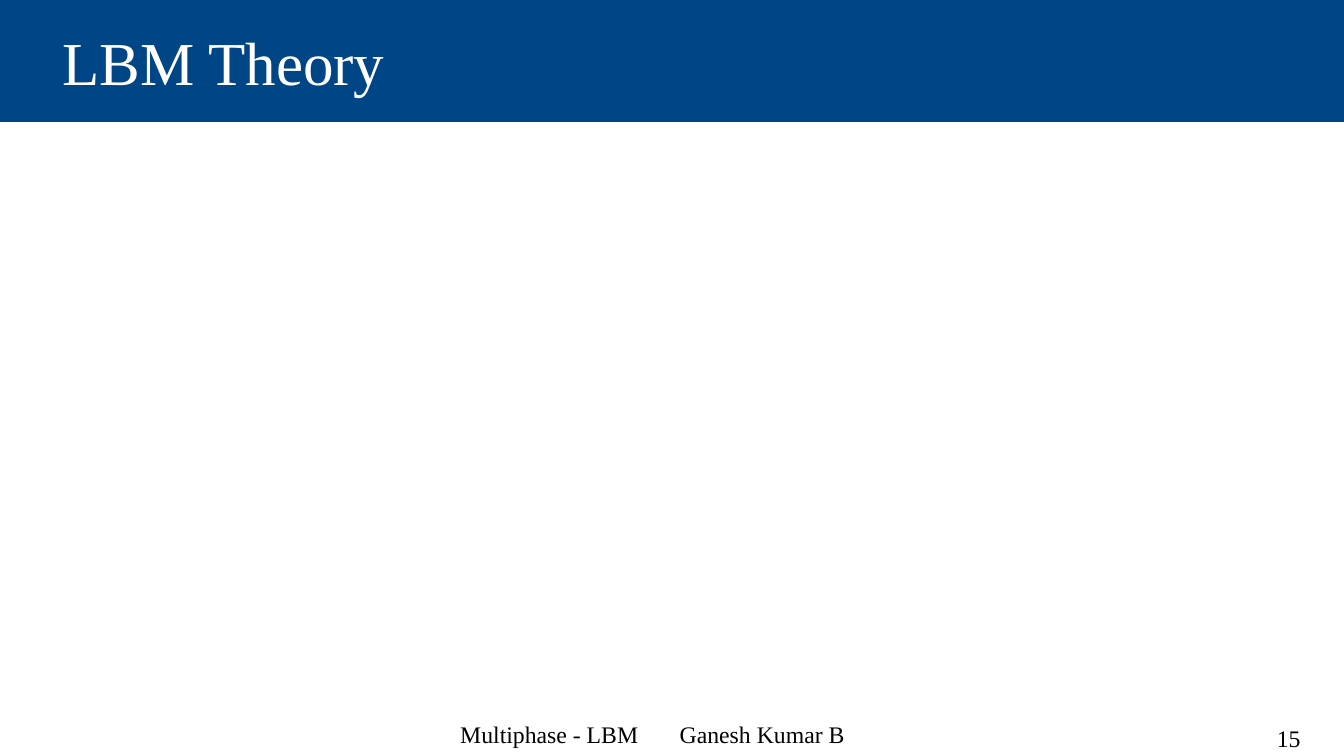
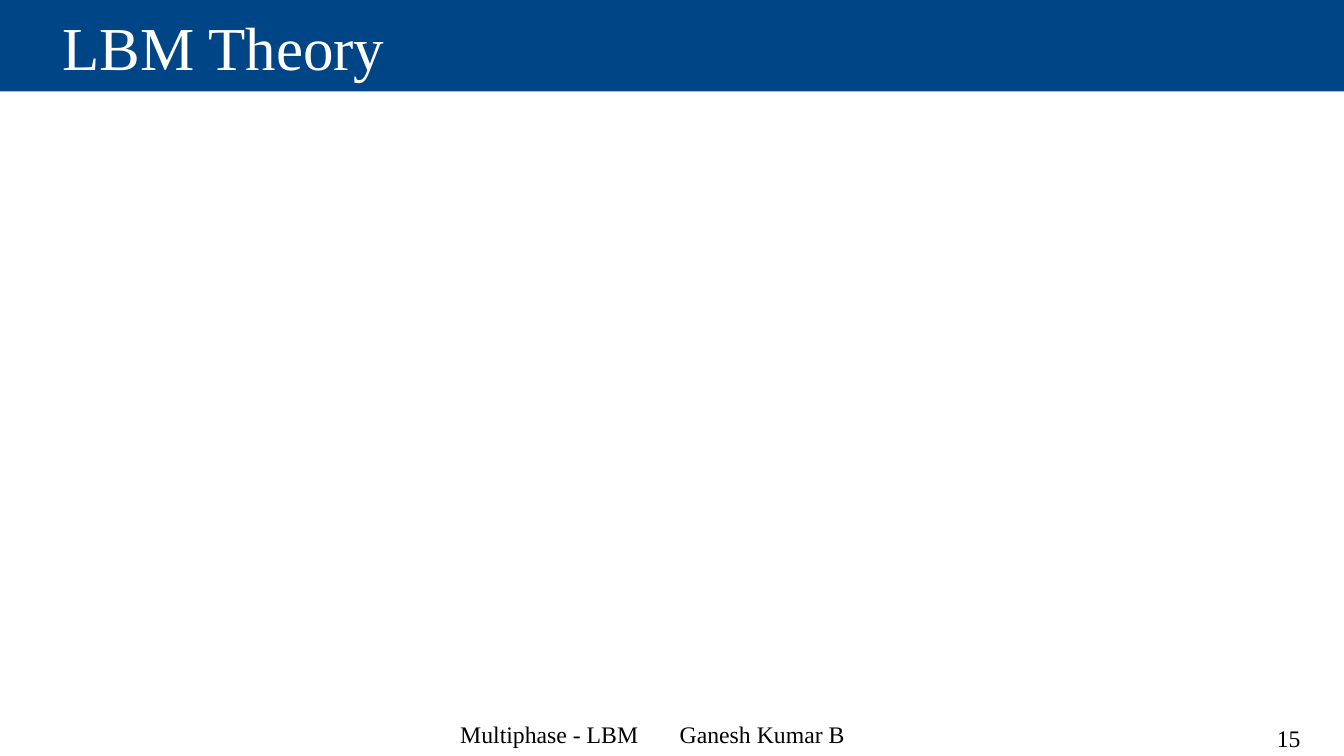
Before and after one commit to Ganesh-Kumar-B/multiphase_ppts, a slide deck: slide 15 of Multiphase_LBM.odp. Drawn at 1344x756 pixels with LibreOffice and Linux fonts; fonts in the diff are those of the drawing. Boxes give left, top, right and bottom in pixels: in the first picture for what was removed or moved away, otherwise in the second. Text is boxed around its words. In the diff, an @@ line names an element or a change of style, - is before the commit and + after.

```diff
--- a/Multiphase_LBM.odp
+++ b/Multiphase_LBM.odp
@@ title "LBM Theory": place and size @@
-title "LBM Theory" at box(0, 0, 1344, 122)
+title "LBM Theory" at box(0, 0, 1344, 91)
```
Also in this commit, not shown: 12 other slides changed, 1 slide added.
